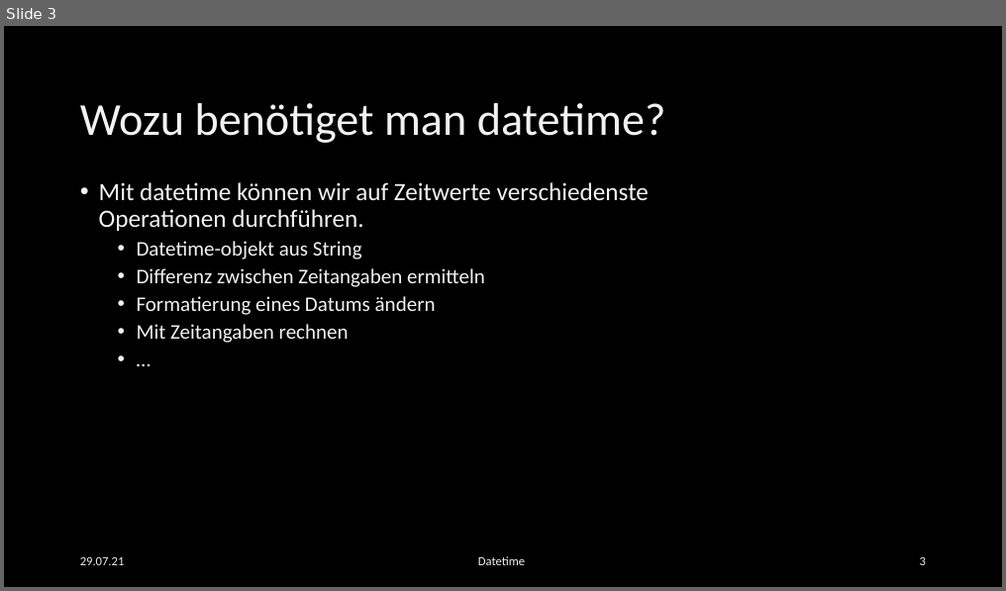
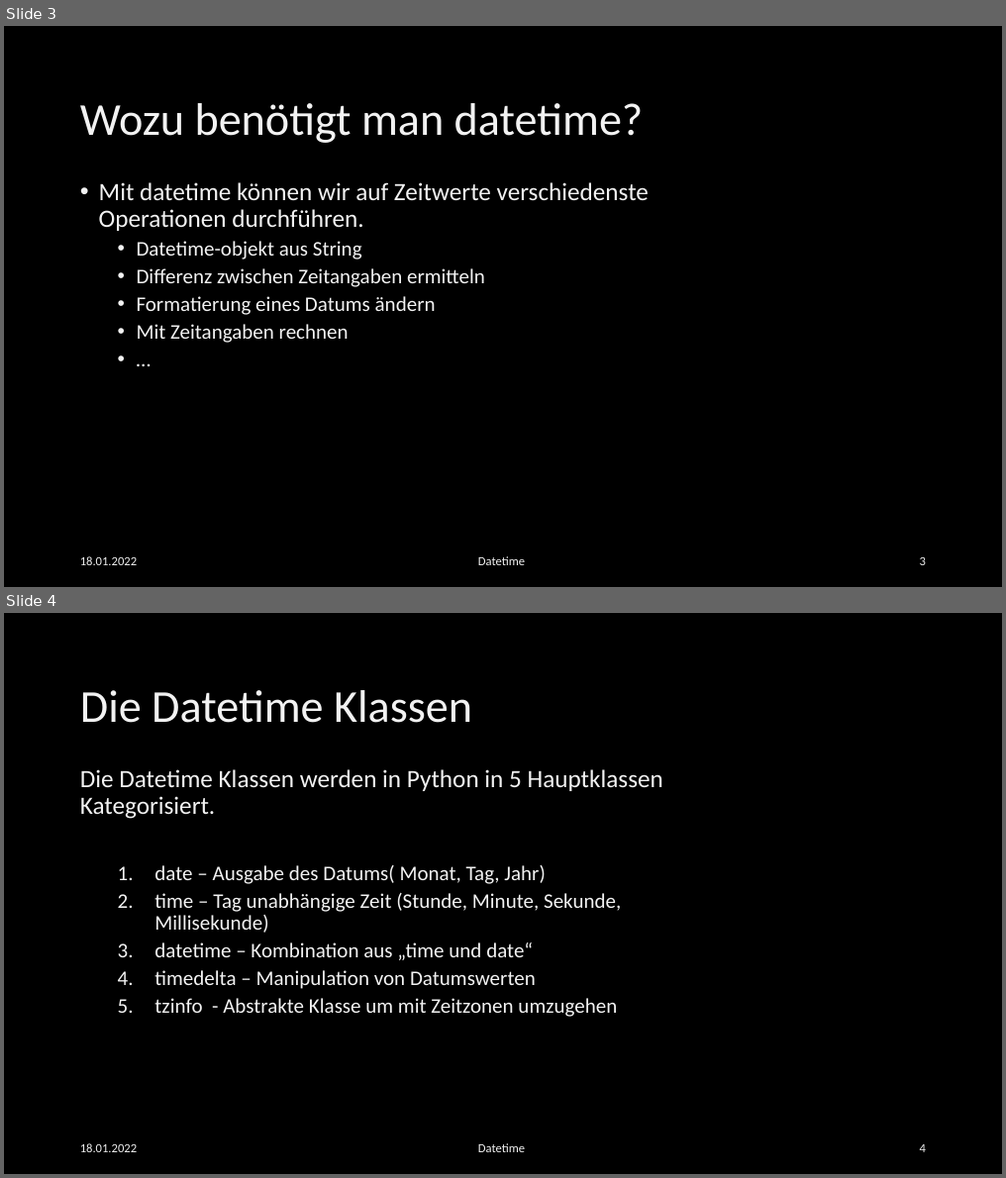
Before and after one commit to EsstBananeImEi/python_kurs, a slide deck: Materialien/Powerpoint/Einfuehrung in Datetime.pptx. Shown one above the other, each under a label of ours: slide 3 before the commit, slides 3 and 4 after it. The pictures are 1006x591 and 1006x1178 pixels, drawn with LibreOffice and Linux fonts; fonts in the diff are those of the drawing; background and template pictures are left out. Boxes give left, top, right and bottom in pixels: in the first picture for what was removed or moved away, otherwise in the second. Text is boxed around its words. In the diff, an @@ line names an element or a change of style, - is before the commit and + after.

Commit message:
update and finished Datetime kapitel

```diff
--- a/Materialien/Powerpoint/Einfuehrung in Datetime.pptx
+++ b/Materialien/Powerpoint/Einfuehrung in Datetime.pptx
@@ slide 4 added at bbox=[4, 613, 1002, 1174], background picture (left out) @@
@@ title added at bbox=[80, 690, 472, 723], 44 pt, text #F2F2F2 @@
+Die Datetime Klassen
@@ text added at bbox=[80, 769, 663, 1017], 20 pt, text #F2F2F2 @@
+Die Datetime Klassen werden in Python in 5 Hauptklassen Kategorisiert.
+  1. date – Ausgabe des Datums( Monat, Tag, Jahr)
+  2. time – Tag unabhängige Zeit (Stunde, Minute, Sekunde, Millisekunde)
+  3. datetime – Kombination aus „time und date“
+  4. timedelta – Manipulation von Datumswerten
+  5. tzinfo - Abstrakte Klasse um mit Zeitzonen umzugehen
@@ text added at bbox=[80, 1144, 137, 1153], 12 pt, text gradient #9E9E9E to #EDEDED to #FFFFFF @@
+18.01.2022
@@ text added at bbox=[478, 1144, 525, 1153], 12 pt, text #F2F2F2 @@
+Datetime
@@ page number added at bbox=[920, 1145, 926, 1153], 12 pt, text gradient #9E9E9E to #EDEDED to #FFFFFF @@
+4
@@ slide 3 changed as well @@
@@ title at bbox=[80, 103, 644, 143]: text changed @@
-Wozu benötiget man datetime?
+Wozu benötigt man datetime?
@@ text at bbox=[80, 557, 137, 566]: text changed @@
-29.07.21
+18.01.2022
```
Also in this commit, not shown: 5 other slides changed, 4 other slides added, 8 other files.
